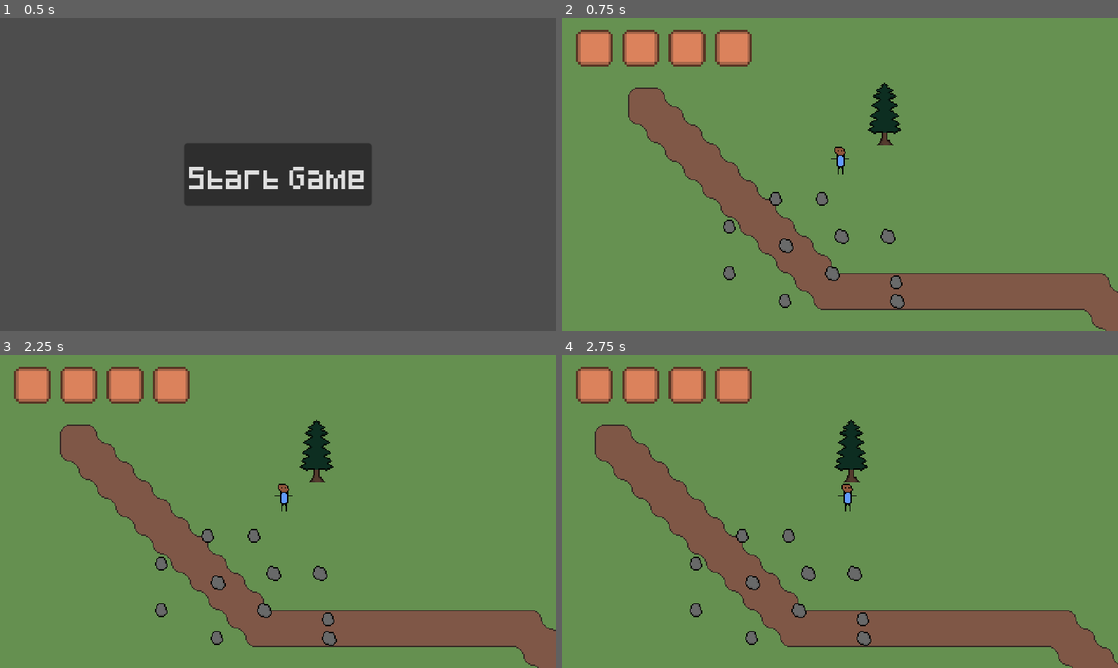
Above: before the commit, frames 1-4 (two rows, left to right).
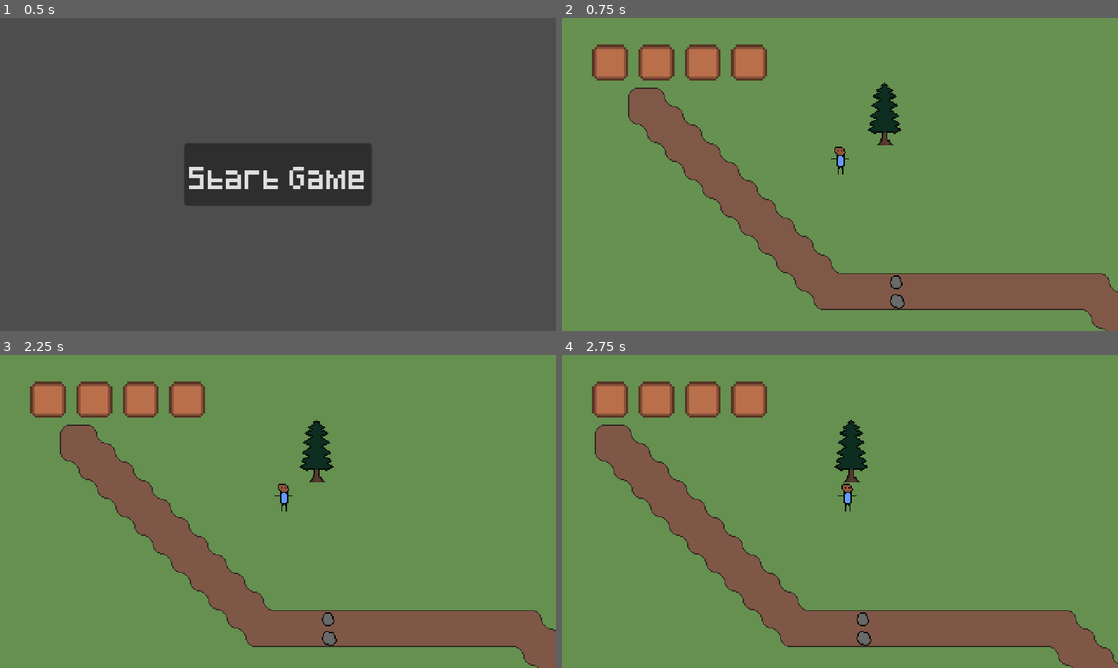
Above: after the commit, the same moments.

Repository: StormLight14/nightfall-mirror
Game: Godot game, scene res://menus/main/main_menu.tscn
Same seed, same stepped clock (60 frames per second), same inputs: the game is played once before the commit and once after it.
Inputs (mouse positions are in pixels of both pictures, inside the frame that each line leads up to):
- Up to frame 1 (0.5 s): no input
- Up to frame 2 (0.75 s): click "Start Game" at 0.5 s
- Up to frame 3 (2.25 s): click (50, 398) at 1.27 s; tap Enter at 2 s; move the mouse to (400, 495) at 2.02 s; hold D (right) from 2.03 s (still down); tap E (interact) at 2.1 s
- Up to frame 4 (2.75 s): keep holding D (right)

Frame 1 is identical in both runs. In frame 2, 5.3% of the frame differs, in the area x 2-60%, y 3-93%; in frame 3, 5.3%; in frame 4, 5.3%.

Commit message:
make inventoryslot use texturebutton, kind of off centered now

Diff:
--- a/entities/player/player.gd
+++ b/entities/player/player.gd
@@ -28,7 +28,7 @@
 	if Input.is_action_just_pressed("interact"):
 		if pickupable_object && pickupable_item_id:
 			pickupable_object.queue_free()
-			Player.add_to_inventory(pickupable_item_id, 1)
+			Player.add_to_inventory(pickupable_item_id, 10) # temp 10 for testing
 		else:
 			print("WARNING: attempted to pick up null object")
 
@@ -37,37 +37,36 @@
 	if hint and Settings.show_hints:
 		hint.visible = true  # Show the hint for this area
 
-	# Hide the hint for the previously picked-up object (if any)
+	# hide the hint for the previously picked-up object
 	if pickupable_object:
 		pickupable_object.get_node("Hint").visible = false
 
-	# Update the currently picked-up object and item ID
+	# update the currently picked-up object and item ID
 	pickupable_object = area.get_parent()
 	pickupable_item_id = area.item_id
 
-	# Add the new area to the active list
+	# add the new area to the active list
 	if area not in active_pickup_areas:
 		active_pickup_areas.append(area)
 
 func _on_pickup_area_area_exited(area: Area2D) -> void:
 	var hint := area.get_parent().get_node("Hint")
 	if hint:
-		hint.visible = false  # Hide the hint for the exited area
+		hint.visible = false
 
-	# Remove the area from the active list
 	active_pickup_areas.erase(area)
 
-	# If there are still active pickup areas, show the hint for the last one
+	# if there are still active pickup areas, show the hint for the last one
 	if active_pickup_areas.size() > 0:
 		var last_area = active_pickup_areas[active_pickup_areas.size() - 1]
 		var last_hint = last_area.get_parent().get_node("Hint")
 		if last_hint and Settings.show_hints:
 			last_hint.visible = true
 
-		# Update the pickupable object and item ID to match the last active area
+		# update the pickupable object and item ID to match the last active area
 		pickupable_object = last_area.get_parent()
 		pickupable_item_id = last_area.item_id
 	else:
-		# No active areas, reset the pickupable object and item ID
+		# if no active areas, reset the pickupable object and item ID
 		pickupable_object = null
 		pickupable_item_id = null
--- a/project.godot
+++ b/project.godot
@@ -112,6 +112,11 @@
 "events": [Object(InputEventKey,"resource_local_to_scene":false,"resource_name":"","device":-1,"window_id":0,"alt_press …(191 unchanged characters)…
 ]
 }
+ui_click={
+"deadzone": 0.5,
+"events": [Object(InputEventMouseButton,"resource_local_to_scene":false,"resource_name":"","device":-1,"window_id":0,"alt_pressed":false,"shift_pressed":false,"ctrl_pressed":false,"meta_pressed":false,"button_mask":1,"position":Vector2(89, 20),"global_position":Vector2(98, 66),"factor":1.0,"button_index":1,"canceled":false,"pressed":true,"double_click":false,"script":null)
+]
+}
 
 [layer_names]
 
--- a/scenes/main/island.tscn
+++ b/scenes/main/island.tscn
@@ -332,33 +332,6 @@
 [node name="Rock2" parent="Objects" instance=ExtResource("5_l7ouf")]
 position = Vector2(56, 120)
 
-[node name="Rock3" parent="Objects" instance=ExtResource("5_l7ouf")]
-position = Vector2(-8, 32)
-
-[node name="Rock9" parent="Objects" instance=ExtResource("5_l7ouf")]
-position = Vector2(-88, 56)
-
-[node name="Rock11" parent="Objects" instance=ExtResource("5_l7ouf")]
-position = Vector2(-88, 96)
-
-[node name="Rock10" parent="Objects" instance=ExtResource("5_l7ouf")]
-position = Vector2(-40, 120)
-
-[node name="Rock4" parent="Objects" instance=ExtResource("5_l7ouf")]
-position = Vector2(48, 64)
-
-[node name="Rock5" parent="Objects" instance=ExtResource("5_l7ouf")]
-position = Vector2(0, 96)
-
-[node name="Rock6" parent="Objects" instance=ExtResource("5_l7ouf")]
-position = Vector2(-40, 72)
-
-[node name="Rock7" parent="Objects" instance=ExtResource("5_l7ouf")]
-position = Vector2(-48, 32)
-
-[node name="Rock8" parent="Objects" instance=ExtResource("5_l7ouf")]
-position = Vector2(8, 64)
-
 [node name="AnimationPlayer" type="AnimationPlayer" parent="."]
 unique_name_in_owner = true
 libraries = {
--- /dev/null
+++ b/ui/inventory/InventoryItem.tscn
@@ -0,0 +1,6 @@
+[gd_scene load_steps=2 format=3 uid="uid://bpa27fn8yubxj"]
+
+[ext_resource type="Texture2D" uid="uid://cxojem2yvbk3d" path="res://scenes/objects/rocks/rock1.png" id="1_fl7gc"]
+
+[node name="InventoryItem" type="Sprite2D"]
+texture = ExtResource("1_fl7gc")
--- a/ui/inventory/inventory_slot.gd
+++ b/ui/inventory/inventory_slot.gd
@@ -4,16 +4,26 @@
 @export var slot_id = 0
 
 func _ready():
-	if is_hotbar_slot:
-		$TextureRect.texture = preload("res://ui/inventory/hotbar_inventory_slot.png")
+	#if is_hotbar_slot:
+		#$TextureButton.texture = preload("res://ui/inventory/hotbar_inventory_slot.png")
 	update_slot_item()
 	Player.inventory_updated.connect(update_slot_item)
+
+func _physics_process(delta: float) -> void:
+	if get_node_or_null("InventoryItem"):
+		get_node("InventoryItem").global_position = get_viewport().get_mouse_position()
 
 func update_slot_item():
 	print("received inventory update signal")
 	if Player.inventory[slot_id]:
-		$Sprite2D.texture = Player.inventory[slot_id][0].item_sprite
-		$StackAmount.text = str(Player.inventory[slot_id][1])
+		%SlotSprite.texture = Player.inventory[slot_id][0].item_sprite
+		%StackAmount.text = str(Player.inventory[slot_id][1])
 	else:
-		$Sprite2D.texture = null
-		$StackAmount.text = ""
+		%SlotSprite.texture = null
+		%StackAmount.text = ""
+
+func _on_texture_button_pressed() -> void:
+	if Player.inventory[slot_id]:
+		var inventory_item = preload("res://ui/inventory/InventoryItem.tscn").instantiate()
+		inventory_item.texture = Player.inventory[slot_id][0].item_sprite
+		add_child(inventory_item)
--- a/ui/inventory/inventory_slot.tscn
+++ b/ui/inventory/inventory_slot.tscn
@@ -6,33 +6,58 @@
 
 [node name="InventorySlot" type="Control"]
 layout_mode = 3
+anchors_preset = 0
+offset_left = -13.0
+offset_top = -13.0
+offset_right = 13.0
+offset_bottom = 12.0
+script = ExtResource("1_c3xmh")
+
+[node name="TextureButton" type="TextureButton" parent="."]
+layout_mode = 0
+offset_left = -2.0
+offset_top = -3.0
+offset_right = 29.0
+offset_bottom = 28.0
+texture_normal = ExtResource("1_yi87l")
+texture_pressed = ExtResource("1_yi87l")
+texture_hover = ExtResource("1_yi87l")
+texture_disabled = ExtResource("1_yi87l")
+texture_focused = ExtResource("1_yi87l")
+stretch_mode = 4
+
+[node name="StackAmount" type="Label" parent="TextureButton"]
+unique_name_in_owner = true
+layout_mode = 1
 anchors_preset = 15
 anchor_right = 1.0
 anchor_bottom = 1.0
+offset_left = 4.0
+offset_top = 4.0
+offset_right = -4.0
+offset_bottom = -4.0
 grow_horizontal = 2
 grow_vertical = 2
-script = ExtResource("1_c3xmh")
-
-[node name="TextureRect" type="TextureRect" parent="."]
-layout_mode = 1
-anchors_preset = -1
-offset_left = -16.0
-offset_top = -16.0
-offset_right = 24.0
-offset_bottom = 24.0
-scale = Vector2(0.8, 0.8)
-texture = ExtResource("1_yi87l")
-stretch_mode = 4
-
-[node name="Sprite2D" type="Sprite2D" parent="."]
-texture = ExtResource("3_g8mvc")
-
-[node name="StackAmount" type="Label" parent="."]
-layout_mode = 0
-offset_left = -12.0
-offset_top = -12.0
-offset_right = 12.0
-offset_bottom = 12.0
 text = "1"
 horizontal_alignment = 2
 vertical_alignment = 2
+
+[node name="SlotSprite" type="TextureRect" parent="TextureButton"]
+unique_name_in_owner = true
+layout_mode = 1
+anchors_preset = 8
+anchor_left = 0.5
+anchor_top = 0.5
+anchor_right = 0.5
+anchor_bottom = 0.5
+offset_left = -8.0
+offset_top = -8.0
+offset_right = 8.0
+offset_bottom = 8.0
+grow_horizontal = 2
+grow_vertical = 2
+texture = ExtResource("3_g8mvc")
+expand_mode = 2
+stretch_mode = 3
+
+[connection signal="pressed" from="TextureButton" to="." method="_on_texture_button_pressed"]
